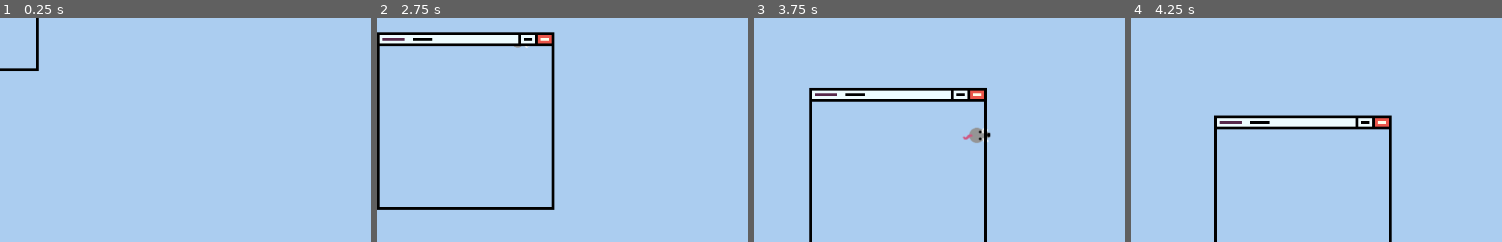
Above: before the commit, frames 1-4 (left to right).
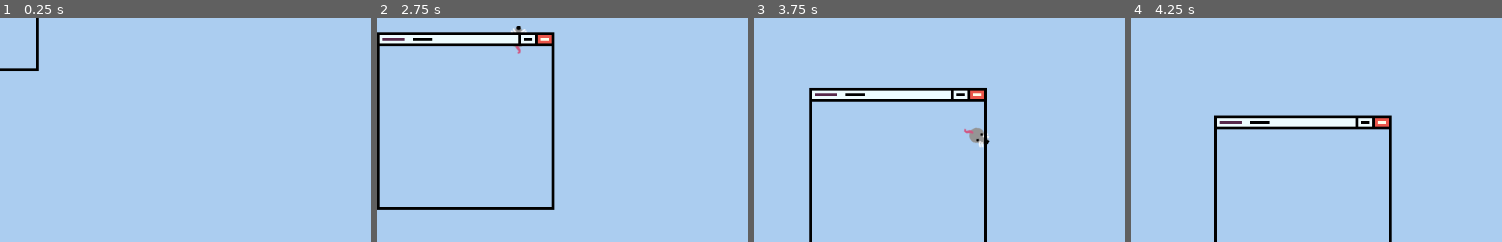
Above: after the commit, the same moments.

Repository: Shibe53/Curtailment
Game: Godot game, scene res://Scenes/world.tscn
Two runs of this game, one before a commit and one after it. Both use one fixed random seed, a clock stepped at 60 frames per second and the inputs below.
Inputs (mouse positions are % of the whole screen's width and height, from its top left):
- Up to frame 1 (0.25 s): no input
- Up to frame 2 (2.75 s): move the mouse to (76, 45) at 0.52 s; move the mouse to (31, 55) at 1.27 s; move the mouse to (63, 28) at 2.02 s
- Up to frame 3 (3.75 s): move the mouse to (47, 70) at 2.77 s; move the mouse to (85, 65) at 3.52 s
- Up to frame 4 (4.25 s): no input
The pictures show only the part of the screen within x 21-71%, y 34-84%; the shares and areas given below are measured in that part.

Frame 1 is identical in both runs. In frame 2, 0.1% of the frame differs, in the area x 36-41%, y 3-17%; in frame 3, 0.2%, in the area x 56-64%, y 49-58%; in frame 4, nothing differs.

Commit message:
r o t a t e

Diff:
--- a/Scripts/mouse.gd
+++ b/Scripts/mouse.gd
@@ -2,6 +2,9 @@
 
 var velocity: Vector2
 const FRICTION = 0.98
+
+@onready var sprite_2d = $Sprite2D
+
 
 # Called when the node enters the scene tree for the first time.
 func _ready():
@@ -11,6 +14,8 @@
 func _process(delta):
 	position += velocity*delta
 	velocity = (velocity + get_local_mouse_position()*delta*4)*FRICTION
+
+	sprite_2d.rotation = velocity.angle()
 	#velocity = velocity*(1-delta) + get_local_mouse_position()*delta*3
 
 	#var p2 = get_local_mouse_position()/2 + velocity.project(get_local_mouse_position().orthogonal())
